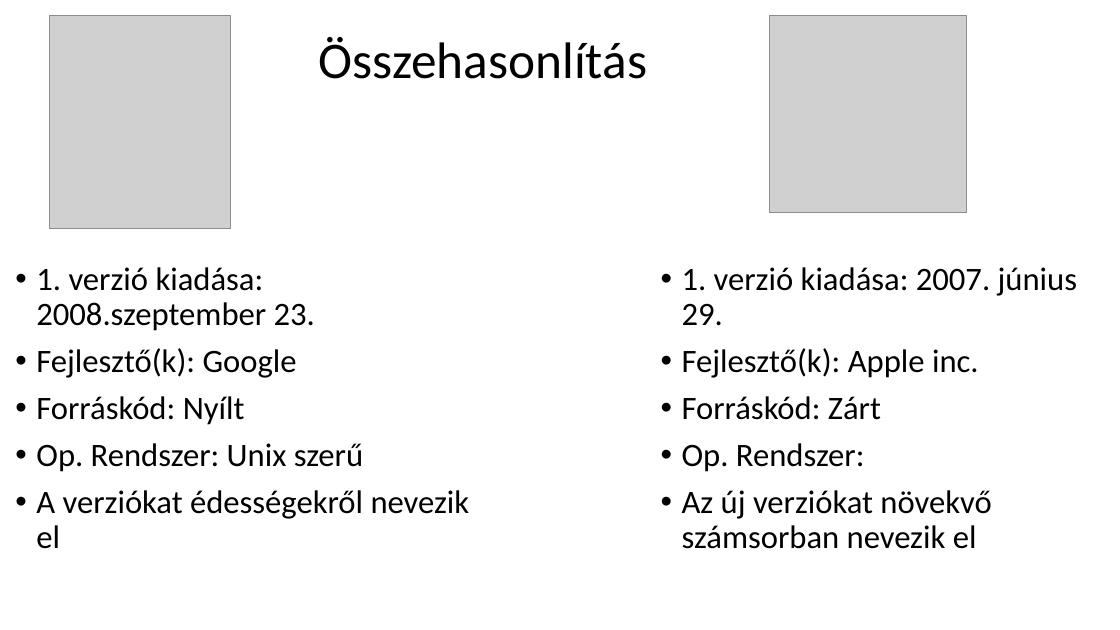
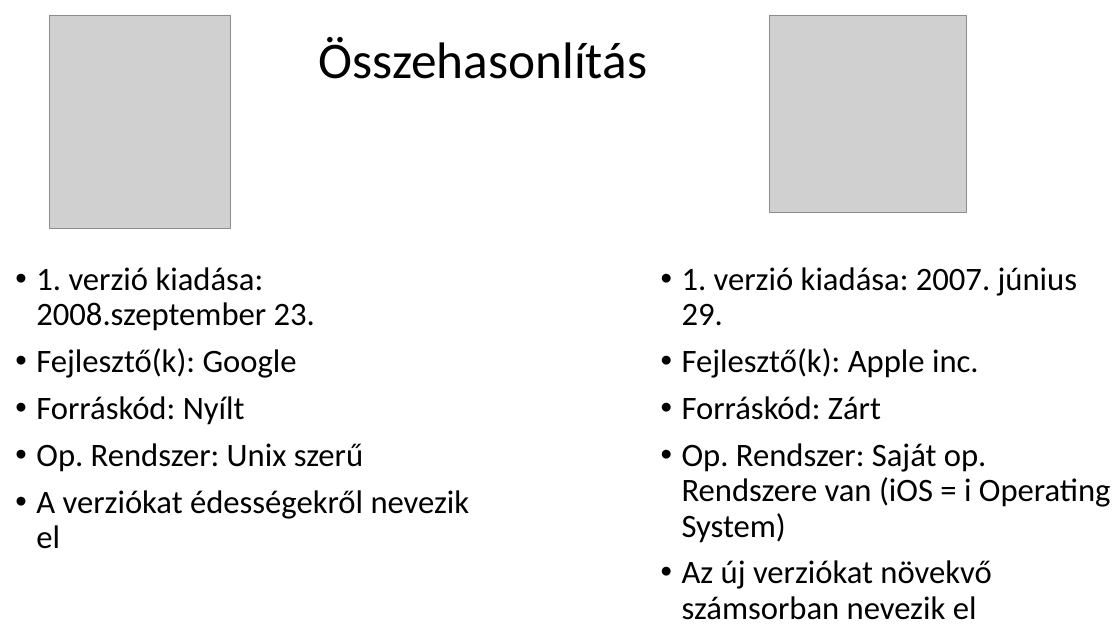
Before and after one commit to RafaelAlex123/ikt-szakmai-ppt, a slide deck: slide 2 of ikt powerpoint.pptx. Drawn at 1120x630 pixels with LibreOffice and Linux fonts; fonts in the diff are those of the drawing; grey boxes stand for pictures. Boxes give left, top, right and bottom in pixels: in the first picture for what was removed or moved away, otherwise in the second. Text is boxed around its words. In the diff, an @@ line names an element or a change of style, - is before the commit and + after.

```diff
--- a/ikt powerpoint.pptx
+++ b/ikt powerpoint.pptx
@@ text at (x1=682, y1=443, x2=1111, y2=543): text changed @@
-• Op. Rendszer:
+• Op. Rendszer: Saját op. Rendszere van (iOS = i Operating System)
```
Also in this commit, not shown: 3 other slides changed, 1 slide added, 1 slide removed.
